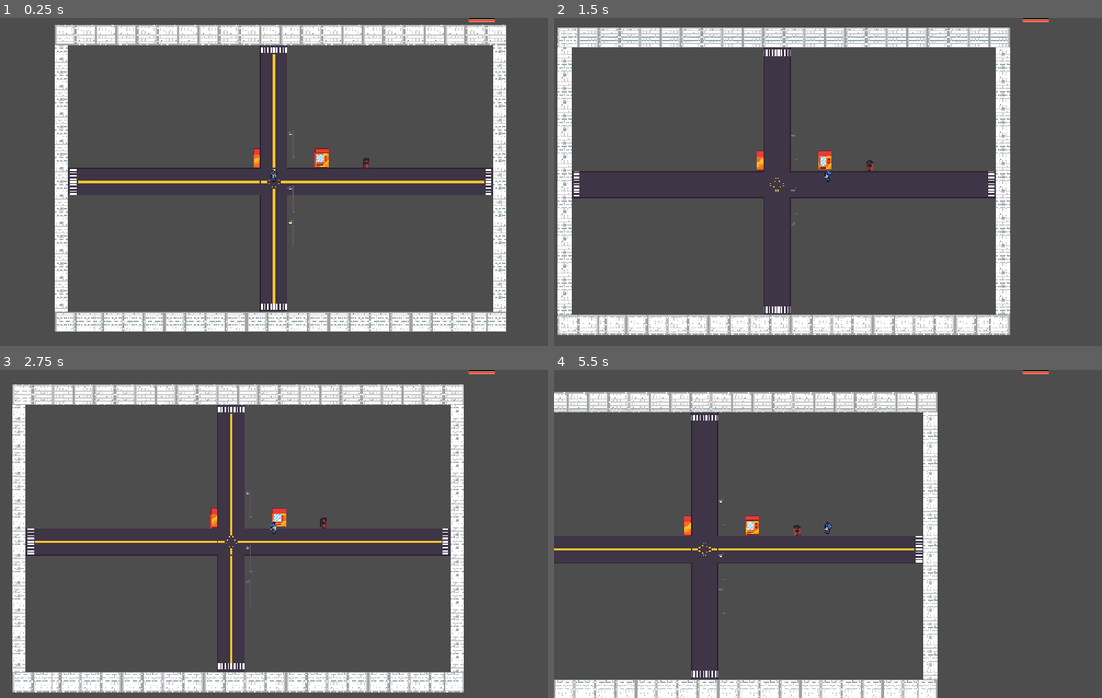
Above: before the commit, frames 1-4 (two rows, left to right).
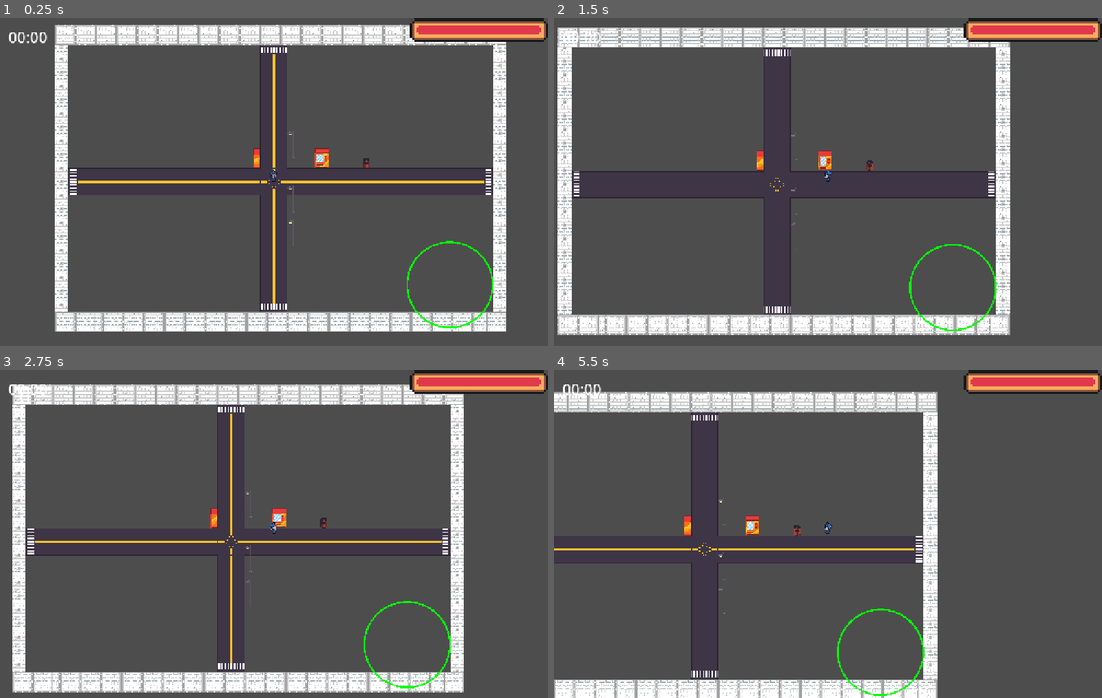
Above: after the commit, the same moments.

Repository: leobragaa/carnaval-game-godot
Game: Godot game, scene res://scenes/game_process.tscn
Two runs of this game, one before a commit and one after it. Both use one fixed random seed, a clock stepped at 60 frames per second and the inputs below. The engine's default icon, where the game draws it, is replaced by a stand-in: a white triangle on a blue panel in a dark square.
Inputs:
- Up to frame 1 (0.25 s): no input
- Up to frame 2 (1.5 s): tap Enter (ui_accept) at 0.5, 0.77, 0.8, 1.07, 1.35 s; hold Right (ui_right) from 0.53 s (still down); tap W (top) at 0.6 s
- Up to frame 3 (2.75 s): tap Enter (ui_accept) at 1.52, 1.82, 2.3 s; tap W (top) at 1.55, 2.1 s; release Right (ui_right) at 2.03 s; hold Left (ui_left) from 2.03 s (still down)
- Up to frame 4 (5.5 s): release Left (ui_left) at 2.78 s; hold Right (ui_right) 2.78-4.28 s; tap W (top) at 2.85, 4.35, 5.1 s; tap Enter (ui_accept) at 3.02, 3.32, 3.6, 3.77, 4.07, 4.52, 4.82, 5, 5.3 s; hold Left (ui_left) 4.28-5.03 s; hold Right (ui_right) from 5.03 s (still down)

The runs differ from the first frame. In frame 1, 2.2% of the frame differs, in the area x 1-100%, y 0-95%; in frame 2, 2.1%; in frame 3, 2.1%; in frame 4, 2.2%.

Commit message:
feat: criacao da area segura do personagem

Diff:
--- /dev/null
+++ b/entities/area_2d.tscn
@@ -0,0 +1,95 @@
+[gd_scene format=3 uid="uid://bmgwt5b70bsv2"]
+
+[ext_resource type="Script" uid="uid://bg5rgmqkok87a" path="res://scripts/line_2d.gd" id="1_l68el"]
+
+[sub_resource type="GDScript" id="GDScript_hho03"]
+script/source = "
+extends Area2D
+
+signal vitoria
+
+var jogador_dentro := false
+var tempo_seguro := 0.0
+var venceu := false
+var ultima_posicao := -1
+
+@export var tempo_necessario := 60.0
+
+@onready var timer_mudanca: Timer = $Timer
+@onready var pontos_zona: Node2D = $\"../Node2D\"
+
+
+func _ready() -> void:
+	body_entered.connect(_entrou)
+	body_exited.connect(_saiu)
+
+	timer_mudanca.wait_time = 10.0
+	timer_mudanca.timeout.connect(_mudar_local)
+
+	_mudar_local()
+	timer_mudanca.start()
+
+
+func _process(delta: float) -> void:
+	if jogador_dentro and not venceu:
+		tempo_seguro += delta
+
+	if tempo_seguro >= tempo_necessario and not venceu:
+		venceu = true
+		print(\"VITORIA !!!\")
+		vitoria.emit()
+
+
+func _entrou(body: Node2D) -> void:
+	if body.is_in_group(\"player\"):
+		jogador_dentro = true
+
+
+func _saiu(body: Node2D) -> void:
+	if body.is_in_group(\"player\"):
+		jogador_dentro = false
+
+func esconder_desenhos() -> void:
+	for ponto in pontos_zona.get_children():
+		var desenho = ponto.get_node(\"Sprite2D\")
+		desenho.visible = false
+
+func _mudar_local() -> void:
+	var locais = pontos_zona.get_children()
+
+	if locais.is_empty():
+		return
+
+	var indice = randi_range(0, locais.size() - 1)
+	var ponto_escolhido = locais[indice]
+
+	while locais.size() > 1 and indice == ultima_posicao:
+		indice = randi_range(0, locais.size() - 1)
+
+	for ponto in locais:
+		ponto.get_node(\"Sprite2D\").visible = false
+
+	jogador_dentro = false
+	esconder_desenhos()
+	global_position = ponto_escolhido.global_position
+	print(\"Zona mudou para: \", ponto_escolhido.name)
+	print(\"Nova posição: \", global_position)
+	ultima_posicao = indice
+
+"
+
+[sub_resource type="CircleShape2D" id="CircleShape2D_ijcx3"]
+radius = 81.055534
+
+[node name="Area2D" type="Area2D" unique_id=1299931411]
+script = SubResource("GDScript_hho03")
+
+[node name="CollisionShape2D" type="CollisionShape2D" parent="." unique_id=2002492496]
+show_behind_parent = true
+texture_filter = 1
+shape = SubResource("CircleShape2D_ijcx3")
+
+[node name="Timer" type="Timer" parent="." unique_id=95771506]
+
+[node name="Line2D" type="Line2D" parent="." unique_id=101481647]
+script = ExtResource("1_l68el")
--- a/entities/camera_2d.tscn
+++ b/entities/camera_2d.tscn
@@ -8,3 +8,5 @@
 limit_right = 5000000
 limit_bottom = 208
 script = ExtResource("1_45d05")
+metadata/_edit_vertical_guides_ = [-650.0]
+metadata/_edit_horizontal_guides_ = [-631.0]
--- a/entites/health_bar.tscn
+++ b/entities/health_bar.tscn
@@ -4,17 +4,19 @@
 [ext_resource type="Texture2D" uid="uid://b4ch176pob06i" path="res://sprites/HealthBar/healthbarProgress.png" id="3_dnuub"]
 [ext_resource type="Script" uid="uid://7o2xri6o62rf" path="res://scripts/texture_progress_bar.gd" id="3_vkxal"]
 
-[node name="HealthBar" type="CanvasLayer" unique_id=427102975]
+[node name="HealthBar" type="CanvasLayer" unique_id=427102975 groups=["Player"]]
 
 [node name="TextureProgressBar" type="TextureProgressBar" parent="." unique_id=1046888083 groups=["BaseCharacter", "Player"]]
 anchors_preset = 1
 anchor_left = 1.0
 anchor_right = 1.0
-offset_left = -187.0
+offset_left = -322.0
 offset_top = 1.0
 offset_right = -1.0
-offset_bottom = 54.0
+offset_bottom = 56.0
 grow_horizontal = 0
+size_flags_vertical = 3
+nine_patch_stretch = true
 texture_under = ExtResource("2_vkxal")
 texture_progress = ExtResource("3_dnuub")
 script = ExtResource("3_vkxal")
--- a/entities/inimigo.tscn
+++ b/entities/inimigo.tscn
@@ -1,11 +1,13 @@
 [gd_scene format=3 uid="uid://c00t1sldrhnv8"]
 
+[ext_resource type="Script" uid="uid://c7iy4xx8q74sv" path="res://scripts/inimigo.gd" id="1_dc5j5"]
 [ext_resource type="Texture2D" uid="uid://dx3qv5b0mbc7y" path="res://sprites/Enimes/bk_cars1.a.png" id="1_yagdu"]
 
 [sub_resource type="RectangleShape2D" id="RectangleShape2D_mgh3t"]
 size = Vector2(51, 135)
 
 [node name="inimigo" type="CharacterBody2D" unique_id=1727237677]
+script = ExtResource("1_dc5j5")
 
 [node name="Sprite2D" type="Sprite2D" parent="." unique_id=220105694]
 texture = ExtResource("1_yagdu")
--- /dev/null
+++ b/entities/node_2d.tscn
@@ -0,0 +1,41 @@
+[gd_scene format=3 uid="uid://byim3ejqya6mv"]
+
+[ext_resource type="Script" uid="uid://c7qu5etfr6gt6" path="res://scripts/zonas_ponto.gd" id="1_ecvu0"]
+[ext_resource type="Texture2D" uid="uid://dgn0yq6sj6psp" path="res://icon.svg" id="1_r8dy1"]
+
+[node name="Node2D" type="Node2D" unique_id=1846152089]
+script = ExtResource("1_ecvu0")
+
+[node name="Marker2D3" type="Marker2D" parent="." unique_id=1950436836]
+
+[node name="Sprite2D" type="Sprite2D" parent="Marker2D3" unique_id=1017521546]
+position = Vector2(4, 6)
+texture = ExtResource("1_r8dy1")
+
+[node name="Marker2D" type="Marker2D" parent="." unique_id=632234450]
+position = Vector2(382, -184)
+
+[node name="Sprite2D" type="Sprite2D" parent="Marker2D" unique_id=683829467]
+position = Vector2(2, -10)
+texture = ExtResource("1_r8dy1")
+
+[node name="Marker2D2" type="Marker2D" parent="." unique_id=1396105714]
+position = Vector2(-407, 197)
+
+[node name="Sprite2D" type="Sprite2D" parent="Marker2D2" unique_id=260779729]
+position = Vector2(-14, 0)
+texture = ExtResource("1_r8dy1")
+
+[node name="Marker2D4" type="Marker2D" parent="." unique_id=92117465]
+position = Vector2(411, 241)
+
+[node name="Sprite2D" type="Sprite2D" parent="Marker2D4" unique_id=1502493266]
+position = Vector2(-5, -27)
+texture = ExtResource("1_r8dy1")
+
+[node name="Marker2D5" type="Marker2D" parent="." unique_id=1997378176]
+position = Vector2(-438, -194)
+
+[node name="Sprite2D" type="Sprite2D" parent="Marker2D5" unique_id=437538178]
+position = Vector2(-11, -20)
+texture = ExtResource("1_r8dy1")
--- /dev/null
+++ b/entities/tempo_zona.tscn
@@ -0,0 +1,15 @@
+[gd_scene format=3 uid="uid://bi4k00u554byd"]
+
+[ext_resource type="Script" uid="uid://dh61qsf41nw0n" path="res://scripts/tempo_zona.gd" id="1_c01qt"]
+
+[node name="CanvasLayer" type="CanvasLayer" unique_id=1113504016]
+
+[node name="Node" type="Node" parent="." unique_id=1447419286]
+script = ExtResource("1_c01qt")
+
+[node name="Label" type="Label" parent="Node" unique_id=279250311]
+offset_right = 148.0
+offset_bottom = 49.0
+theme_override_font_sizes/font_size = 35
+
+[node name="Timer" type="Timer" parent="Node" unique_id=553303498]
--- a/scenes/game_process.tscn
+++ b/scenes/game_process.tscn
@@ -3,9 +3,12 @@
 [ext_resource type="PackedScene" uid="uid://bud5t8gpthpba" path="res://scenes/tarreno.tscn" id="1_6jnn5"]
 [ext_resource type="PackedScene" uid="uid://citcqe477jrqu" path="res://entities/player.tscn" id="2_13nf1"]
 [ext_resource type="PackedScene" uid="uid://m477d8plor6e" path="res://entities/camera_2d.tscn" id="3_13nf1"]
-[ext_resource type="PackedScene" uid="uid://b8sv3swd3jlhw" path="res://entites/health_bar.tscn" id="4_ia6rr"]
+[ext_resource type="PackedScene" uid="uid://b8sv3swd3jlhw" path="res://entities/health_bar.tscn" id="4_ia6rr"]
+[ext_resource type="PackedScene" uid="uid://bmgwt5b70bsv2" path="res://entities/area_2d.tscn" id="5_wt5pr"]
+[ext_resource type="PackedScene" uid="uid://bi4k00u554byd" path="res://entities/tempo_zona.tscn" id="6_wt5pr"]
+[ext_resource type="PackedScene" uid="uid://byim3ejqya6mv" path="res://entities/node_2d.tscn" id="7_dkog2"]
 
-[node name="GameProcess" type="Node2D" unique_id=1847351954]
+[node name="GameProcess" type="Node2D" unique_id=1847351954 groups=["Player"]]
 
 [node name="Tarreno" parent="." unique_id=86263665 instance=ExtResource("1_6jnn5")]
 
@@ -15,3 +18,9 @@
 limit_bottom = 10000000
 
 [node name="HealthBar" parent="." unique_id=427102975 instance=ExtResource("4_ia6rr")]
+
+[node name="Area2D" parent="." unique_id=1299931411 instance=ExtResource("5_wt5pr")]
+
+[node name="CanvasLayer" parent="." unique_id=1113504016 groups=["Player"] instance=ExtResource("6_wt5pr")]
+
+[node name="Node2D" parent="." unique_id=1846152089 instance=ExtResource("7_dkog2")]
--- a/scenes/timer_count.tscn
+++ /dev/null
@@ -1,25 +0,0 @@
-[gd_scene format=3 uid="uid://0asu7pq5t28w"]
-
-[ext_resource type="Script" uid="uid://d2alb1urdc7sm" path="res://scripts/timer_count.gd" id="1_457g4"]
-
-[node name="TimerCount" type="Node" unique_id=600845156]
-script = ExtResource("1_457g4")
-
-[node name="Label" type="Label" parent="." unique_id=1902144166]
-anchors_preset = 8
-anchor_left = 0.5
-anchor_top = 0.5
-anchor_right = 0.5
-anchor_bottom = 0.5
-offset_left = -20.0
-offset_top = -11.5
-offset_right = 20.0
-offset_bottom = 11.5
-grow_horizontal = 2
-grow_vertical = 2
-offset_transform_enabled = true
-theme_override_font_sizes/font_size = 50
-
-[node name="Timer" type="Timer" parent="." unique_id=348213845]
-wait_time = 120.0
-one_shot = true
--- a/scripts/base_characte.gd
+++ b/scripts/base_characte.gd
@@ -14,6 +14,7 @@
 
 @export var max_health = 100
 @export var _tempo_invulnerabilidade: float = 1.0
+
 var _is_dead: bool = false
 var _tempo_invunerabilidade: float = 0.0
 
@@ -85,6 +86,3 @@
 
 func healthChanged():
 	health_changed.emit(health, max_health)
-
-func _on_animation_player_on_animation_finished(_anim_name: StringName) -> void:
-	pass
--- /dev/null
+++ b/scripts/inimigo.gd
@@ -0,0 +1,25 @@
+extends CharacterBody2D
+
+
+const SPEED = 300.0
+const JUMP_VELOCITY = -400.0
+
+
+func _physics_process(delta: float) -> void:
+	# Add the gravity.
+	if not is_on_floor():
+		velocity += get_gravity() * delta
+
+	# Handle jump.
+	if Input.is_action_just_pressed("ui_accept") and is_on_floor():
+		velocity.y = JUMP_VELOCITY
+
+	# Get the input direction and handle the movement/deceleration.
+	# As good practice, you should replace UI actions with custom gameplay actions.
+	var direction := Input.get_axis("ui_left", "ui_right")
+	if direction:
+		velocity.x = direction * SPEED
+	else:
+		velocity.x = move_toward(velocity.x, 0, SPEED)
+
+	move_and_slide()
--- /dev/null
+++ b/scripts/line_2d.gd
@@ -0,0 +1,18 @@
+extends Line2D
+
+@export var raio := 100.0
+@export var quantidade_pontos := 100
+
+func _ready() -> void:
+	width = 4
+	default_color = Color.GREEN
+
+	for i in range(quantidade_pontos):
+		var angulo = TAU * i / quantidade_pontos
+
+		var x = cos(angulo) * raio
+		var y = sin(angulo) * raio
+
+		add_point(Vector2(x, y))
+
+	add_point(points[0])
--- /dev/null
+++ b/scripts/tempo_zona.gd
@@ -0,0 +1,47 @@
+extends Node
+
+@onready var label = $Label
+@onready var timer = $Timer
+@onready var zona_segura = $"../../Area2D"
+
+func _ready() -> void:
+	label.set_anchors_preset(Control.PRESET_TOP_LEFT)
+	label.position = Vector2(20, 20)
+
+	timer.wait_time = 60
+	timer.one_shot = true
+	timer.stop()
+
+	zona_segura.body_entered.connect(_entrou)
+	zona_segura.body_exited.connect(_saiu)
+
+	label.text = "01:00"
+
+
+func _entrou(body: Node2D) -> void:
+	if body.is_in_group("player"):
+		if timer.is_stopped():
+			timer.start()
+		else:
+			timer.paused = false
+
+
+func _saiu(body: Node2D) -> void:
+	if body.is_in_group("player"):
+		timer.paused = true
+
+
+func time_count():
+	var time_left = ceil(timer.time_left)
+	var minute = int(time_left / 60)
+	var second = int(time_left) % 60
+
+	return [minute, second]
+
+
+func _process(_delta: float) -> void:
+	label.text = "%02d:%02d" % time_count()
+
+
+func _on_timer_timeout() -> void:
+	print("VENCEU !!!")
--- a/scripts/texture_progress_bar.gd
+++ b/scripts/texture_progress_bar.gd
@@ -1,7 +1,6 @@
 extends TextureProgressBar
 
 @export var player: BaseCharacter
-
 
 func _ready() -> void:
 	player = get_tree().get_first_node_in_group("player") as BaseCharacter
--- a/scripts/timer_count.gd
+++ /dev/null
@@ -1,16 +0,0 @@
-extends Node
-
-@onready var label = $Label
-@onready var timer = $Timer
-
-func _ready():
-	timer.start()
-
-func time_right_count():
-	var time_left = timer.time_left
-	var minute = floor(time_left / 60)
-	var second = int(time_left) % 60
-	return [minute, second]
-
-func _process(delta):
-	label.text = "%02d:%02d" % time_right_count()
--- /dev/null
+++ b/scripts/zonas_ponto.gd
@@ -0,0 +1,10 @@
+extends Node2D
+
+# Called when the node enters the scene tree for the first time.
+func _ready() -> void:
+	pass # Replace with function body.
+
+
+# Called every frame. 'delta' is the elapsed time since the previous frame.
+func _process(delta: float) -> void:
+	pass
Not shown, added: scripts/inimigo.gd.uid
Not shown, added: scripts/line_2d.gd.uid
Not shown, added: scripts/tempo_zona.gd.uid
Not shown, removed: scripts/timer_count.gd.uid
Not shown, added: scripts/zonas_ponto.gd.uid
